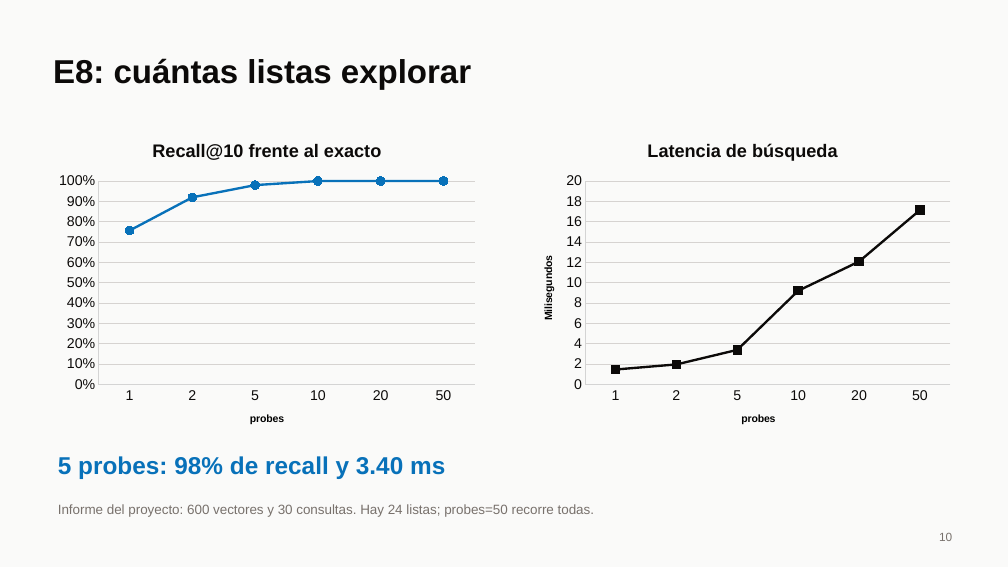
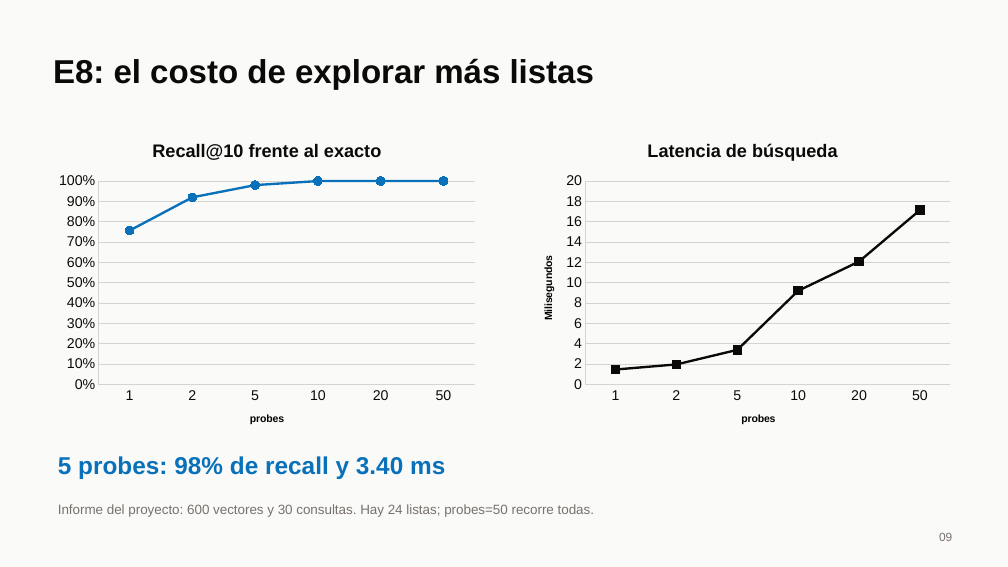
Before and after one commit to brandoLC/proyecto_BD2, a slide deck: slide 9 of presentacion/Presentacion_MiniDB.pptx (slide 10 before the commit). Drawn at 1008x567 pixels with LibreOffice and Linux fonts; fonts in the diff are those of the drawing. Boxes give left, top, right and bottom in pixels: in the first picture for what was removed or moved away, otherwise in the second. Text is boxed around its words. In the diff, an @@ line names an element or a change of style, - is before the commit and + after.

```diff
--- a/presentacion/Presentacion_MiniDB.pptx
+++ b/presentacion/Presentacion_MiniDB.pptx
@@ text at (53, 58, 594, 90): text changed @@
-E8: cuántas listas explorar
+E8: el costo de explorar más listas
@@ text at (939, 533, 952, 541): text changed @@
-10
+09
```
Also in this commit, not shown: 5 other slides changed, 6 slides added, 6 slides removed.
